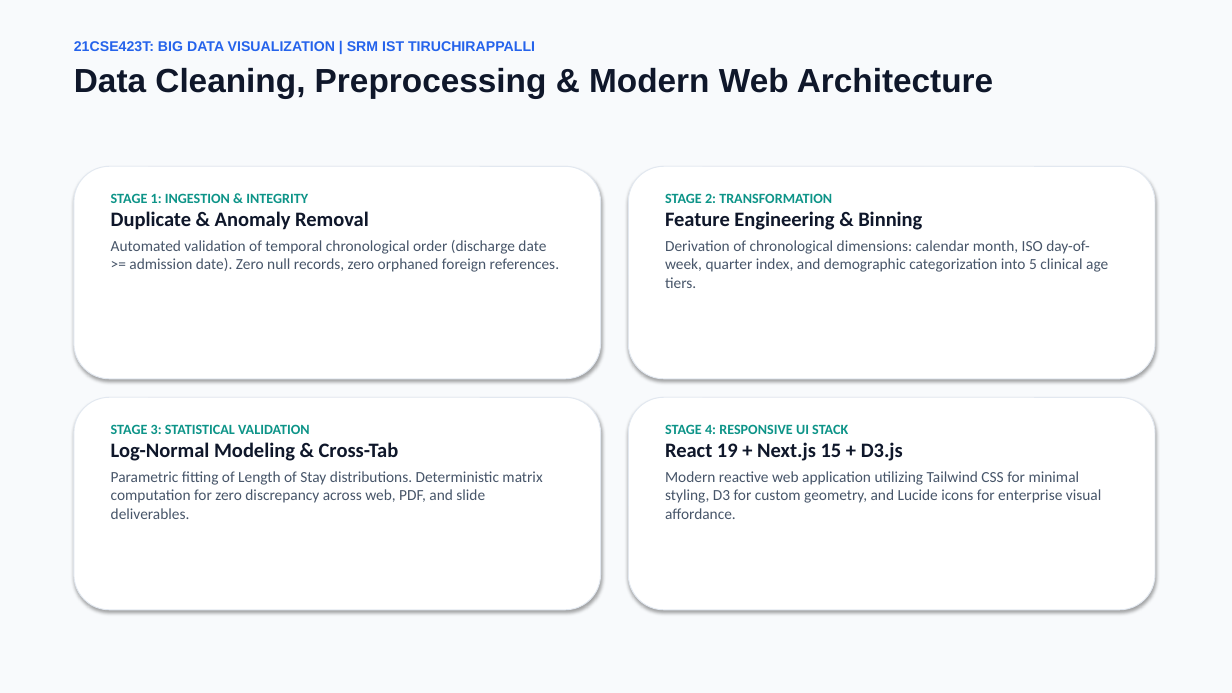
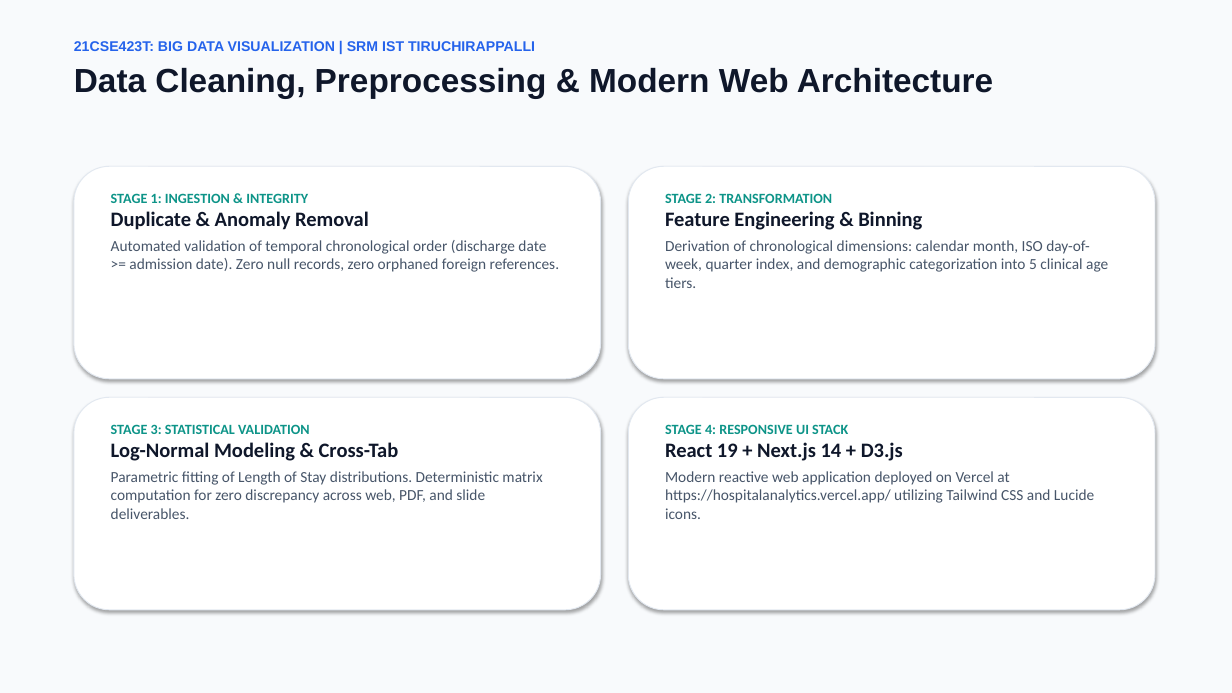
Before and after one commit to 000Shreeharish000/BDV-ASSIGNMENT, a slide deck: slide 5 of presentation/Hospital_Patient_Admission_Analysis_Presentation.pptx. Drawn at 1232x693 pixels with LibreOffice and Linux fonts; fonts in the diff are those of the drawing. Boxes give left, top, right and bottom in pixels: in the first picture for what was removed or moved away, otherwise in the second. Text is boxed around its words. In the diff, an @@ line names an element or a change of style, - is before the commit and + after.

Commit message:
Add final deployed Vercel URL (https://hospitalanalytics.vercel.app/) and submission QR code to Report, PPTX, and Dashboard

```diff
--- a/presentation/Hospital_Patient_Admission_Analysis_Presentation.pptx
+++ b/presentation/Hospital_Patient_Admission_Analysis_Presentation.pptx
@@ text at <box>665,442,1094,519</box>: text changed @@
-React 19 + Next.js 15 + D3.js
-Modern reactive web application utilizing Tailwind CSS for minimal styling, D3 for custom geometry, and Lucide icons for enterprise visual affordance.
+React 19 + Next.js 14 + D3.js
+Modern reactive web application deployed on Vercel at https://hospitalanalytics.vercel.app/ utilizing Tailwind CSS and Lucide icons.
```
Also in this commit, not shown: 2 other slides changed, 43 other files.
